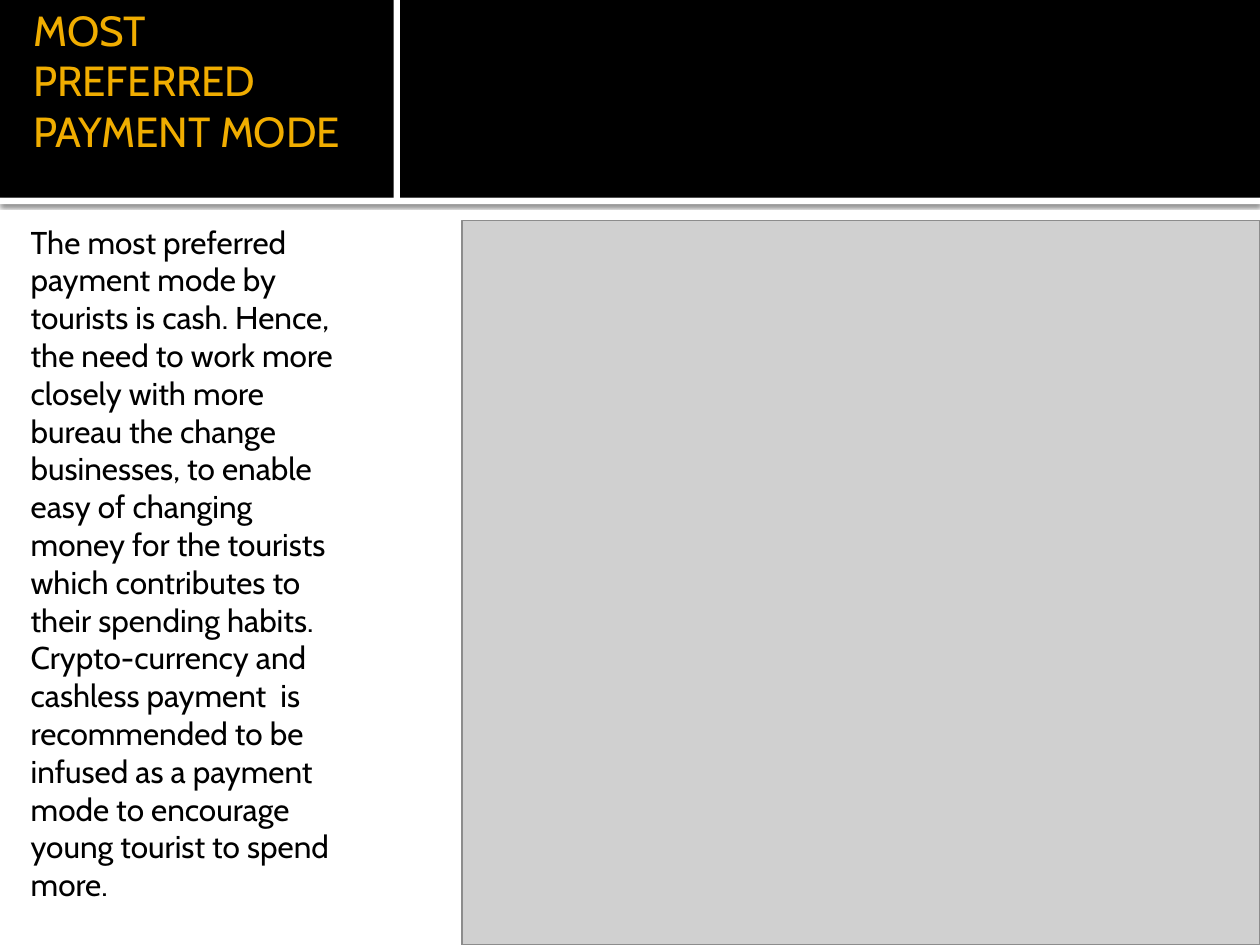
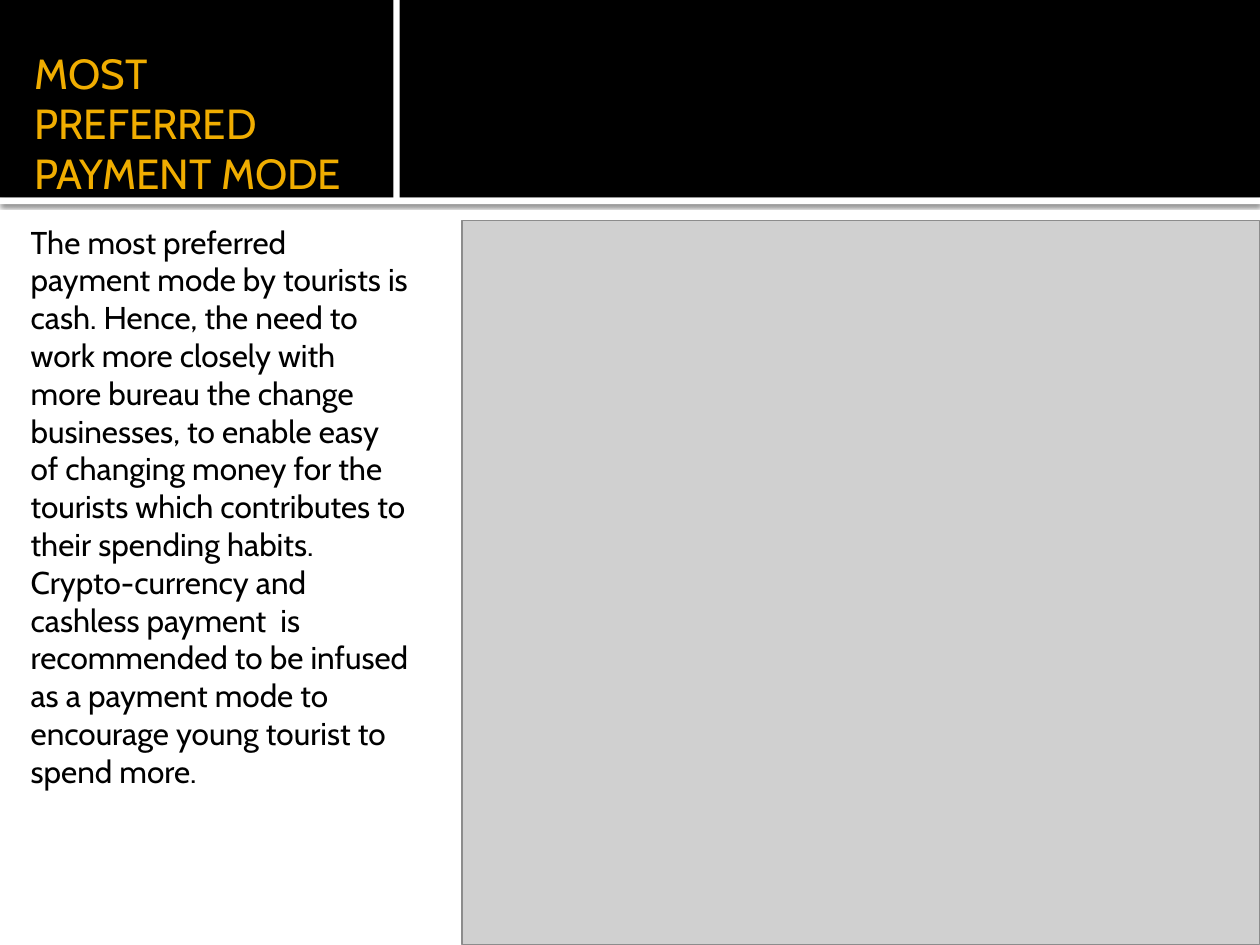
Before and after one commit to SuPaTeT/Code-Plateau-Group-2-Tanzania-Project, a slide deck: slide 20 of TANZANIA TOURIST REPORT.pptx. Drawn at 1260x945 pixels with LibreOffice and Linux fonts; fonts in the diff are those of the drawing; grey boxes stand for pictures. Boxes give left, top, right and bottom in pixels: in the first picture for what was removed or moved away, otherwise in the second. Text is boxed around its words. In the diff, an @@ line names an element or a change of style, - is before the commit and + after.

```diff
--- a/TANZANIA TOURIST REPORT.pptx
+++ b/TANZANIA TOURIST REPORT.pptx
@@ title "MOST PREFERRED PAYMENT MODE" rewrapped from <box>33,16,340,148</box> to <box>34,59,341,199</box> @@
@@ text "The most preferred payment mode ..." rewrapped from <box>31,230,333,897</box> to <box>31,230,409,790</box> @@
```
Also in this commit, not shown: 23 other slides changed, 1 slide added, 1 slide removed, 1 other file.
